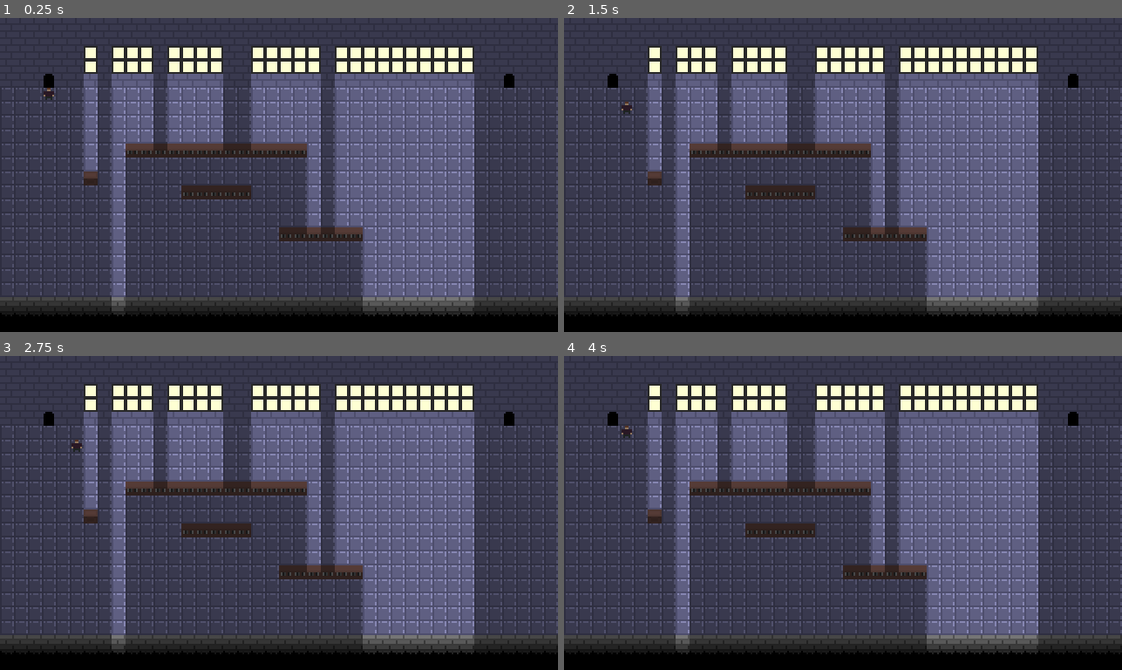
Above: before the commit, frames 1-4 (two rows, left to right).
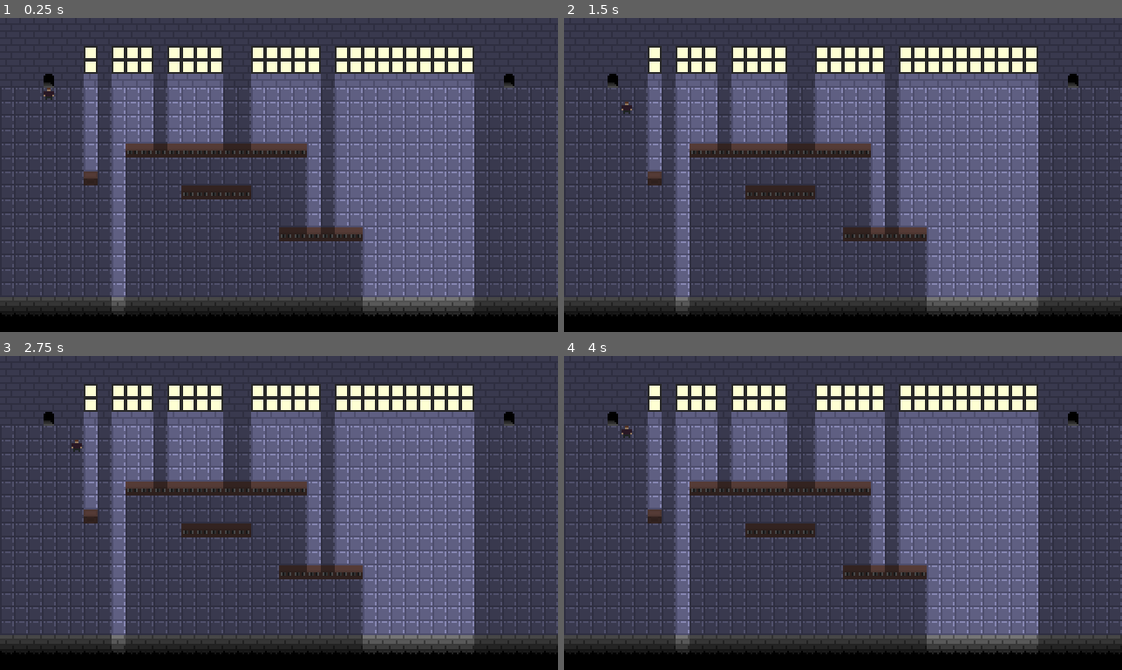
Above: after the commit, the same moments.

Repository: veren-damyanov/suntower
Game: Godot game, scene res://scenes/level1.tscn
Same seed, same stepped clock (60 frames per second), same inputs: the game is played once before the commit and once after it. After the commit the project has no main scene; this scene is started directly in both runs.
Inputs:
- Up to frame 1 (0.25 s): no input
- Up to frame 2 (1.5 s): tap Enter at 0.5 s; hold Right (right) 0.53-1.28 s; hold Space (interact) 0.53-1.28 s; hold Down (down) from 1.28 s (still down); tap Space (interact) at 1.35 s
- Up to frame 3 (2.75 s): tap Enter at 2 s; release Down (down) at 2.03 s; hold Right (right) from 2.03 s (still down); hold Space (interact) from 2.03 s (still down)
- Up to frame 4 (4 s): release Right (right) at 2.78 s; release Space (interact) at 2.78 s; hold Up (up) 2.78-3.53 s; tap Space (interact) at 2.85 s; tap Enter at 3.5 s; hold Left (left) from 3.53 s (still down); hold Space (interact) from 3.53 s (still down)

The runs differ from the first frame. In frame 1, less than 0.1% of the frame differs, in the area x 7-93%, y 20-23%; in frame 2, less than 0.1%; in frame 3, less than 0.1%; in frame 4, less than 0.1%.
Error after the commit: Attempt to call function 'get_position' in base 'null instance' on a null instance. (res://scripts/player.gd:68)

Commit message:
Implement usable key and door

Diff:
--- a/project.godot
+++ b/project.godot
@@ -11,7 +11,7 @@
 [application]
 
 config/name="suntower"
-run/main_scene="res://scenes/level1.tscn"
+run/main_scene="res://scenes/levels/tutorial.tscn"
 config/features=PackedStringArray("4.2", "GL Compatibility")
 config/icon="res://icon.svg"
 
@@ -27,21 +27,25 @@
 left={
 "deadzone": 0.5,
 "events": [Object(InputEventKey,"resource_local_to_scene":false,"resource_name":"","device":-1,"window_id":0,"alt_press …(182 unchanged characters)…
+, Object(InputEventKey,"resource_local_to_scene":false,"resource_name":"","device":-1,"window_id":0,"alt_pressed":false,"shift_pressed":false,"ctrl_pressed":false,"meta_pressed":false,"pressed":false,"keycode":0,"physical_keycode":65,"key_label":0,"unicode":97,"echo":false,"script":null)
 ]
 }
 right={
 "deadzone": 0.5,
 "events": [Object(InputEventKey,"resource_local_to_scene":false,"resource_name":"","device":-1,"window_id":0,"alt_press …(182 unchanged characters)…
+, Object(InputEventKey,"resource_local_to_scene":false,"resource_name":"","device":-1,"window_id":0,"alt_pressed":false,"shift_pressed":false,"ctrl_pressed":false,"meta_pressed":false,"pressed":false,"keycode":0,"physical_keycode":68,"key_label":0,"unicode":100,"echo":false,"script":null)
 ]
 }
 up={
 "deadzone": 0.5,
 "events": [Object(InputEventKey,"resource_local_to_scene":false,"resource_name":"","device":-1,"window_id":0,"alt_press …(182 unchanged characters)…
+, Object(InputEventKey,"resource_local_to_scene":false,"resource_name":"","device":-1,"window_id":0,"alt_pressed":false,"shift_pressed":false,"ctrl_pressed":false,"meta_pressed":false,"pressed":false,"keycode":0,"physical_keycode":87,"key_label":0,"unicode":119,"echo":false,"script":null)
 ]
 }
 down={
 "deadzone": 0.5,
 "events": [Object(InputEventKey,"resource_local_to_scene":false,"resource_name":"","device":-1,"window_id":0,"alt_press …(182 unchanged characters)…
+, Object(InputEventKey,"resource_local_to_scene":false,"resource_name":"","device":-1,"window_id":0,"alt_pressed":false,"shift_pressed":false,"ctrl_pressed":false,"meta_pressed":false,"pressed":false,"keycode":0,"physical_keycode":83,"key_label":0,"unicode":115,"echo":false,"script":null)
 ]
 }
 interact={
--- /dev/null
+++ b/scenes/door.tscn
@@ -0,0 +1,27 @@
+[gd_scene load_steps=4 format=3 uid="uid://bu0ttyavggbwx"]
+
+[ext_resource type="Texture2D" uid="uid://cpmd6ia5x122n" path="res://assets/sprites/door.png" id="1_s6qsv"]
+[ext_resource type="Texture2D" uid="uid://bodpa8hvqrtkx" path="res://assets/sprites/door-open.png" id="2_oo8p5"]
+
+[sub_resource type="SpriteFrames" id="SpriteFrames_boqyo"]
+animations = [{
+"frames": [{
+"duration": 1.0,
+"texture": ExtResource("1_s6qsv")
+}],
+"loop": true,
+"name": &"closed",
+"speed": 5.0
+}, {
+"frames": [{
+"duration": 1.0,
+"texture": ExtResource("2_oo8p5")
+}],
+"loop": true,
+"name": &"open",
+"speed": 5.0
+}]
+
+[node name="Door" type="AnimatedSprite2D"]
+sprite_frames = SubResource("SpriteFrames_boqyo")
+animation = &"closed"
--- /dev/null
+++ b/scenes/key.tscn
@@ -0,0 +1,6 @@
+[gd_scene load_steps=2 format=3 uid="uid://dnasunky44442"]
+
+[ext_resource type="Texture2D" uid="uid://bc0syhab86r22" path="res://assets/sprites/key.png" id="1_unqgt"]
+
+[node name="Key" type="Sprite2D"]
+texture = ExtResource("1_unqgt")
--- a/scenes/player.tscn
+++ b/scenes/player.tscn
@@ -14,7 +14,8 @@
 "speed": 5.0
 }]
 
-[node name="Sprite" type="AnimatedSprite2D"]
+[node name="Player" type="AnimatedSprite2D"]
+z_index = 2
 sprite_frames = SubResource("SpriteFrames_14d2u")
 animation = &"idle"
 script = ExtResource("2_q62am")
--- a/scenes/tile_map.tscn
+++ b/scenes/tile_map.tscn
@@ -44,6 +44,9 @@
 2:1/0 = 0
 2:1/0/physics_layer_0/linear_velocity = Vector2(0, 0)
 2:1/0/physics_layer_0/angular_velocity = 0.0
+1:3/0 = 0
+1:3/0/physics_layer_0/linear_velocity = Vector2(0, 0)
+1:3/0/physics_layer_0/angular_velocity = 0.0
 
 [sub_resource type="TileSet" id="TileSet_c5qmv"]
 tile_size = Vector2i(8, 8)
--- a/scripts/player.gd
+++ b/scripts/player.gd
@@ -1,10 +1,16 @@
 extends AnimatedSprite2D
 
 const FLOOR_TILES = [Vector2i(0, 0)]
+const EXIT_TILES = [Vector2i(1, 3)]
 
 var lit = false
+var has_key = false
+var exit_open = false
+var interactable = null
 @onready var tilemap = $"../TileMap"
 @onready var pushables = $"../Pushables"
+@onready var key = $"../Key"
+@onready var door = $"../Door"
 
 
 func _collect_occluder_objects() -> Array[Vector2i]:
@@ -13,6 +19,9 @@
 func _input(event: InputEvent) -> void:
     #if !event.is_pressed:
         #return
+    if event.is_action_pressed("interact"):
+        self.interact()
+        return
     if event.is_action_pressed("left"):
         self.move(-1, 0)
         return
@@ -36,11 +45,14 @@
         return true
     return false
 
-
 func move(dx: int, dy: int) -> void:
     var current_pos = self.tilemap.local_to_map(self.position)
     var move_to = Vector2i(current_pos.x + dx, current_pos.y + dy)
     var tile_id = self.tilemap.get_cell_atlas_coords(0, move_to)
+    if self.exit_open and tile_id in EXIT_TILES:
+        self._move_player(move_to)
+        self.death()
+        return
     if tile_id in FLOOR_TILES:
         for object in self.pushables.get_pushables():
             var object_pos = self.tilemap.local_to_map(object.get_position())
@@ -50,6 +62,17 @@
                 self._move_player(move_to)
             return
         self._move_player(move_to)
+
+func interact() -> void:
+    var player_pos = self.tilemap.local_to_map(self.position)
+    var key_pos = self.tilemap.local_to_map(self.key.get_position())
+    var door_pos = self.tilemap.local_to_map(self.door.get_position())
+    if !self.has_key and player_pos == key_pos:
+        self.has_key = true
+        self.key.visible = false
+    if !self.exit_open and self.has_key and player_pos == Vector2i(door_pos.x, door_pos.y + 1):
+        self.exit_open = true
+        self.door.play('open')
 
 func _move_player(new_position):
     self.update_visual(self, new_position)
Binary file added: assets/sprites/door-open.png
Not shown, added: assets/sprites/door-open.png.import
Binary file added: assets/sprites/door.png
Not shown, added: assets/sprites/door.png.import
Binary file added: assets/sprites/key.png
Not shown, added: assets/sprites/key.png.import
Binary file changed: assets/sprites/tileset.png
